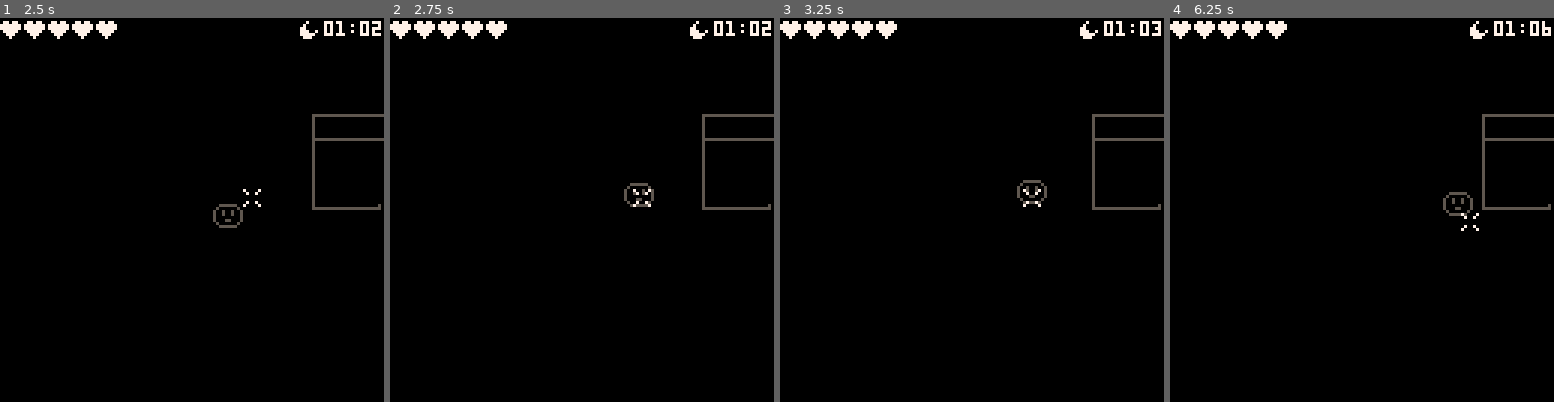
Above: before the commit, frames 1-4 (left to right).
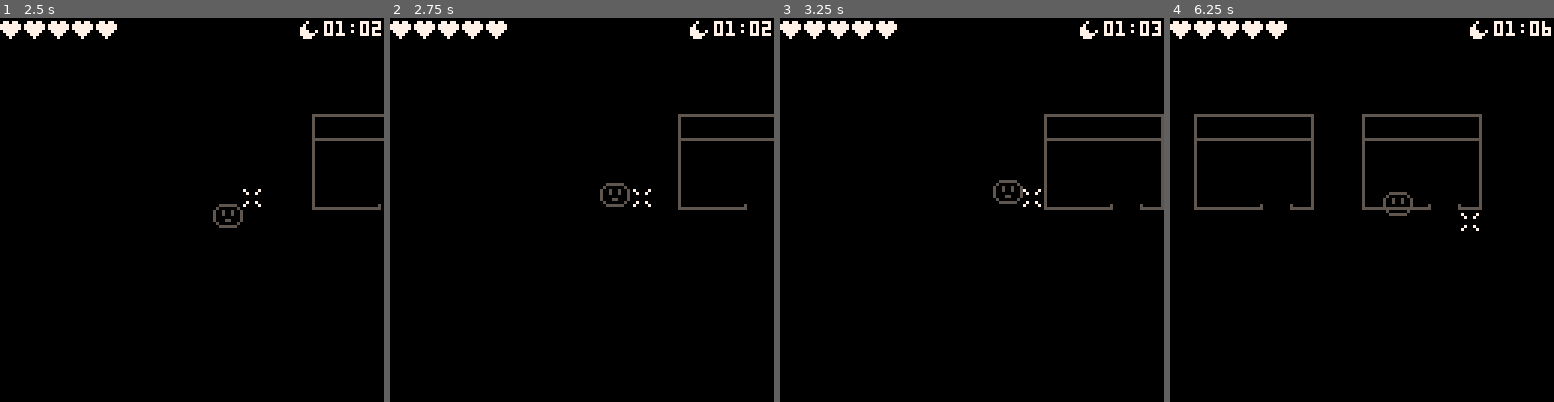
Above: after the commit, the same moments.

Repository: Lyatus/ld43
Game: PICO-8 cartridge ld43.p8
Same seed, same stepped clock (60 frames per second), same inputs: the game is played once before the commit and once after it.
Inputs:
- Up to frame 1 (2.5 s): tap O (Z key) at 0.7, 1.7, 2.1 s; hold Right 1.6-2.1 s; hold Up 2.15-2.42 s; hold Right from 2.47 s (still down)
- Up to frame 2 (2.75 s): keep holding Right; tap O (Z key) at 2.5 s
- Up to frame 3 (3.25 s): tap O (Z key) at 2.9 s; release Right at 3.03 s; hold Left from 3.08 s (still down)
- Up to frame 4 (6.25 s): tap O (Z key) every 0.4 s from 3.3 to 6.1 s; release Left at 3.58 s; hold Down 3.63-3.97 s; hold Right 4.02-4.68 s; hold Up 4.73-5.03 s; hold Left 5.08-5.68 s; hold Down 5.73-6.03 s; hold Right from 6.08 s (still down)

Frame 1 is identical in both runs. In frame 2, 0.9% of the frame differs, in the area x 54-100%, y 25-50%; in frame 3, 1.2%; in frame 4, 3.0%, in the area x 6-100%, y 25-52%.

Commit message:
Dumb camera follow

Diff:
--- a/ld43.p8
+++ b/ld43.p8
@@ -13,6 +13,7 @@
 end
 function _update()
 	crs_update()
+	map_update()
 	lth_draw()
 	cyc_update()
 	tma_update()
@@ -77,6 +78,12 @@
 function map_init()
 	map_x = 0
 	map_y = 0
+end
+function map_update()
+	if map_x+10 < tma_x/8 then map_move(1,0) end
+	if map_x+6 > tma_x/8 then map_move(-1,0) end
+	if map_y+10 < tma_y/8 then map_move(0,1) end
+	if map_y+6 > tma_y/8 then map_move(0,-1) end
 end
 function map_draw()
 	map(map_x, map_y, 0, 0, 16, 16)
